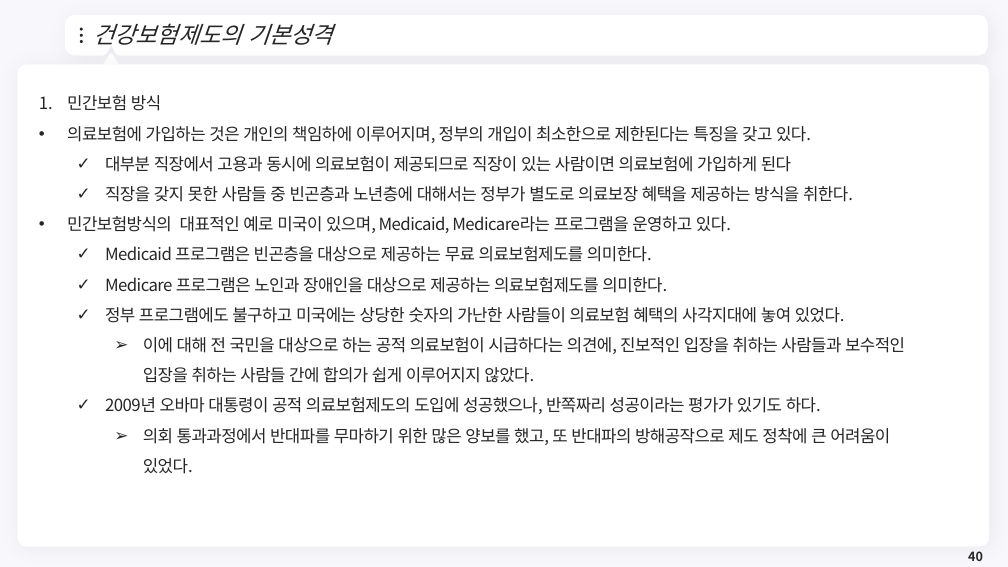
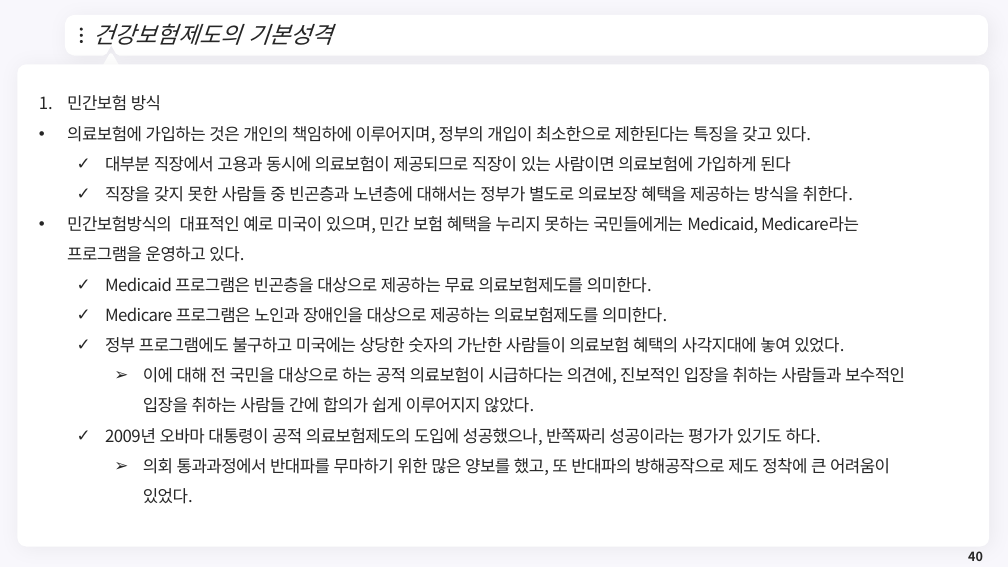
Before and after one commit to meandthey/Teaching, a slide deck: slide 40 of 재정학/01_Lectures/재정학_Chapter_10.pptx. Drawn at 1008x567 pixels with LibreOffice and Linux fonts; fonts in the diff are those of the drawing; background and template pictures are left out. Boxes give left, top, right and bottom in pixels: in the first picture for what was removed or moved away, otherwise in the second. Text is boxed around its words. In the diff, an @@ line names an element or a change of style, - is before the commit and + after.

```diff
--- a/재정학/01_Lectures/재정학_Chapter_10.pptx
+++ b/재정학/01_Lectures/재정학_Chapter_10.pptx
@@ text at (67, 216, 859, 262): text changed @@
-• 민간보험방식의 대표적인 예로 미국이 있으며, Medicaid, Medicare라는 프로그램을 운영하고 있다.
+• 민간보험방식의 대표적인 예로 미국이 있으며, 민간 보험 혜택을 누리지 못하는 국민들에게는 Medicaid, Medicare라는 프로그램을 운영하고 있다.
```
Also in this commit, not shown: 1 other slide changed, 1 other file.
